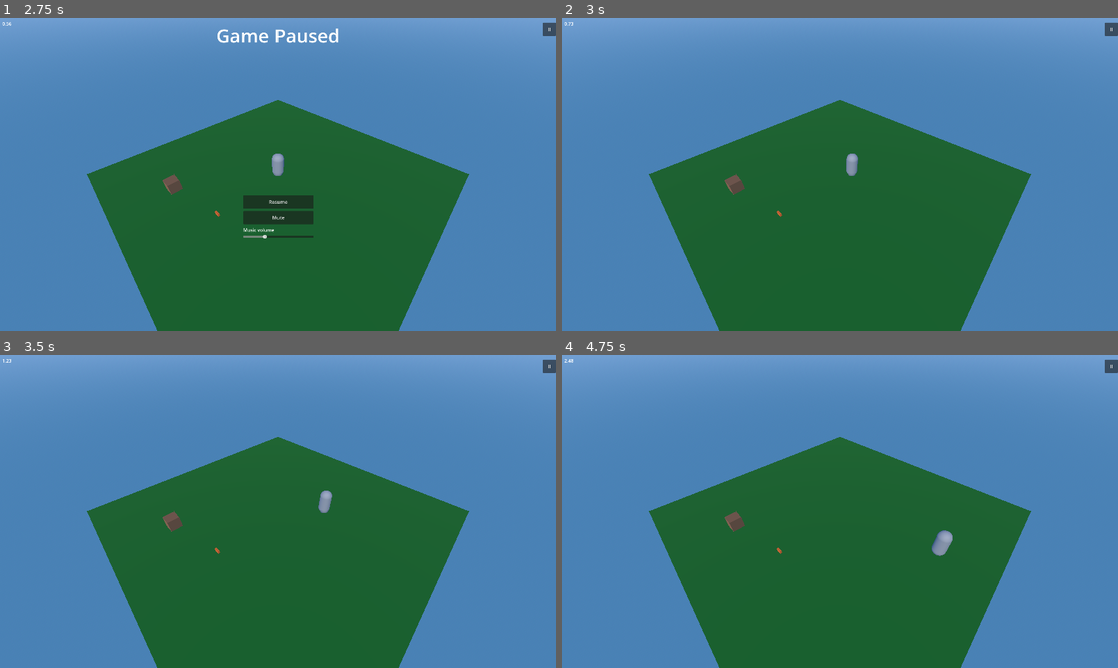
Above: before the commit, frames 1-4 (two rows, left to right).
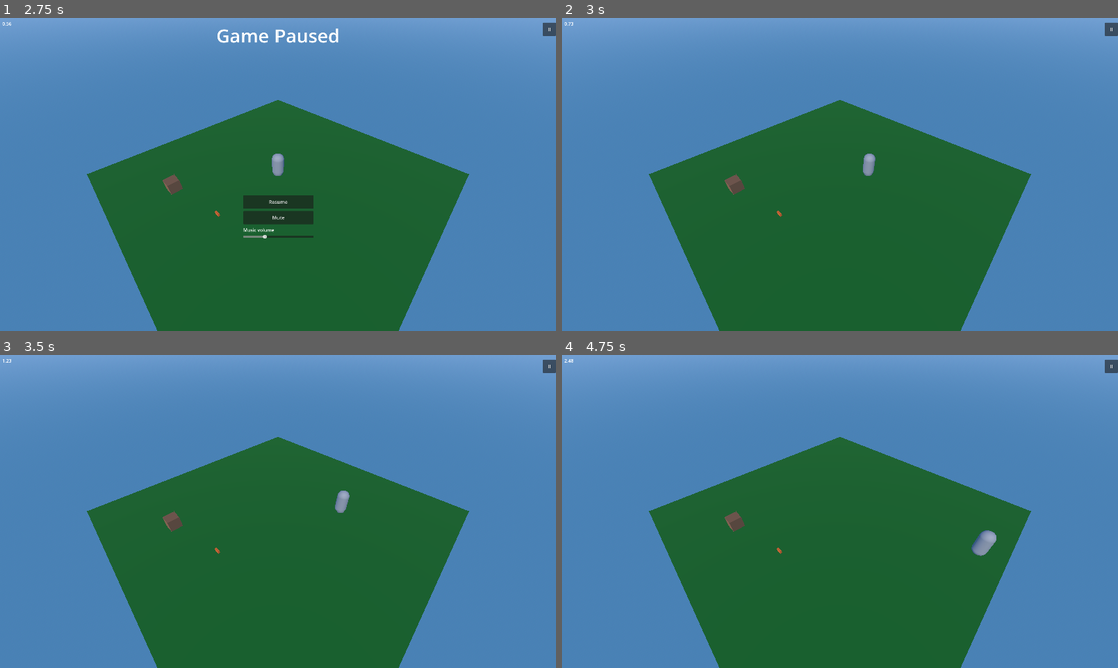
Above: after the commit, the same moments.

Repository: allemansratten/bigmode-2026
Game: Godot game, scene res://scenes/Game.tscn
Same seed, same stepped clock (60 frames per second), same inputs: the game is played once before the commit and once after it. Sound files missing from this copy of the repository are replaced by a short silence.
Inputs:
- Up to frame 1 (2.75 s): click "II" at 0.5 s; click "Resume" at 1.25 s; click "Mute" at 2 s
- Up to frame 2 (3 s): tap Enter at 2.75 s; hold D (move_right) from 2.78 s (still down); tap Shift (dash, bound only after the commit) at 2.85 s
- Up to frame 3 (3.5 s): keep holding D (move_right)
- Up to frame 4 (4.75 s): release D (move_right) at 3.53 s; hold S (move_back) 3.53-4.28 s; tap E (interact) at 3.6 s; tap Shift (dash, bound only after the commit) at 3.8, 4.55 s; hold D (move_right) from 4.28 s (still down); hold F (throw) from 4.28 s (still down)

Frame 1 is identical in both runs. In frame 2, 0.3% of the frame differs, in the area x 51-57%, y 43-51%; in frame 3, 0.3%; in frame 4, 0.5%, in the area x 66-79%, y 56-65%.

Commit message:
Add dash: Shift to dash in move or facing direction

Diff:
--- a/project.godot
+++ b/project.godot
@@ -54,6 +54,11 @@
 "events": [Object(InputEventKey,"resource_local_to_scene":false,"resource_name":"","device":-1,"window_id":0,"alt_press …(190 unchanged characters)…
 ]
 }
+dash={
+"deadzone": 0.5,
+"events": [Object(InputEventKey,"resource_local_to_scene":false,"resource_name":"","device":-1,"window_id":0,"alt_pressed":false,"shift_pressed":false,"ctrl_pressed":false,"meta_pressed":false,"pressed":false,"keycode":4194325,"physical_keycode":0,"key_label":0,"unicode":0,"location":0,"echo":false,"script":null)
+]
+}
 
 [autoload]
 
--- a/scripts/player.gd
+++ b/scripts/player.gd
@@ -8,15 +8,45 @@
 @export var pickup_range: float = 2.0
 ## How quickly the character rotates to face movement direction (1 = instant, lower = smoother)
 @export var facing_turn_speed: float = 8.0
+## Dash speed (horizontal only)
+@export var dash_speed: float = 14.0
+## How long the dash lasts (seconds)
+@export var dash_duration: float = 0.12
+## Cooldown before next dash (seconds)
+@export var dash_cooldown: float = 1
 
 var _held_item: Node3D = null  # Root of the held item (e.g. Brick RigidBody3D)
 ## Facing direction on XZ plane (x, z). Normalized when used for rotation.
 var _facing_direction: Vector2 = Vector2(0.0, -1.0)  # Start facing -Z (forward)
+var _dash_timer: float = 0.0
+var _dash_cooldown_remaining: float = 0.0
+var _dash_direction: Vector3 = Vector3.ZERO
 
 func _ready() -> void:
 	add_to_group("player")
 
 func _physics_process(delta: float) -> void:
+	# Dash: start on input, or apply velocity while active
+	if Input.is_action_just_pressed("dash") and _dash_timer <= 0.0 and _dash_cooldown_remaining <= 0.0:
+		var horizontal := Vector3(velocity.x, 0.0, velocity.z)
+		if horizontal.length_squared() > 0.01:
+			_dash_direction = horizontal.normalized()
+		else:
+			_dash_direction = get_facing_direction()
+		_dash_timer = dash_duration
+		_dash_cooldown_remaining = dash_cooldown
+
+	if _dash_timer > 0.0:
+		_dash_timer -= delta
+		velocity.x = _dash_direction.x * dash_speed
+		velocity.z = _dash_direction.z * dash_speed
+		velocity.y = 0.0
+		move_and_slide()
+		return
+
+	if _dash_cooldown_remaining > 0.0:
+		_dash_cooldown_remaining -= delta
+
 	# Apply gravity
 	if not is_on_floor():
 		velocity.y -= gravity * delta
